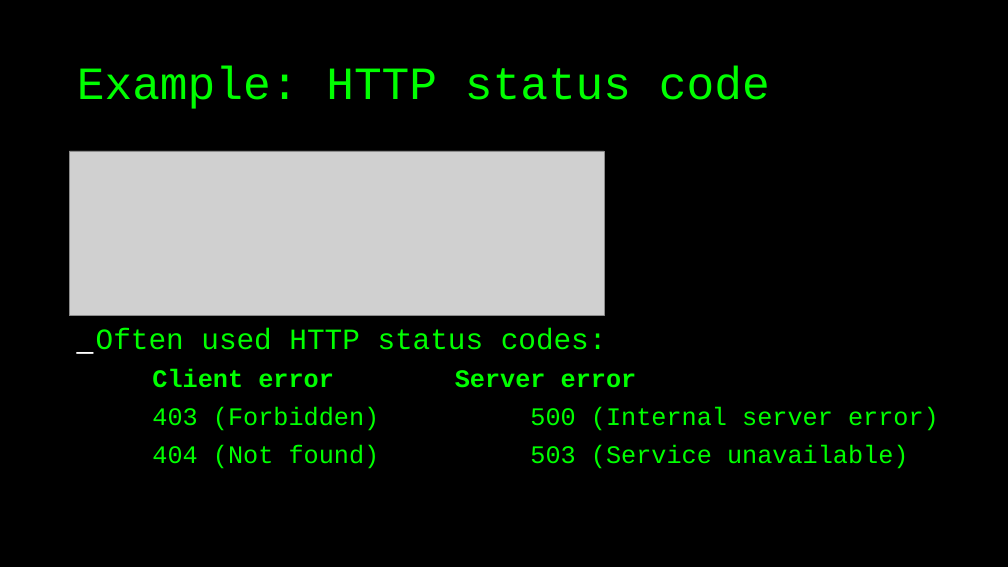
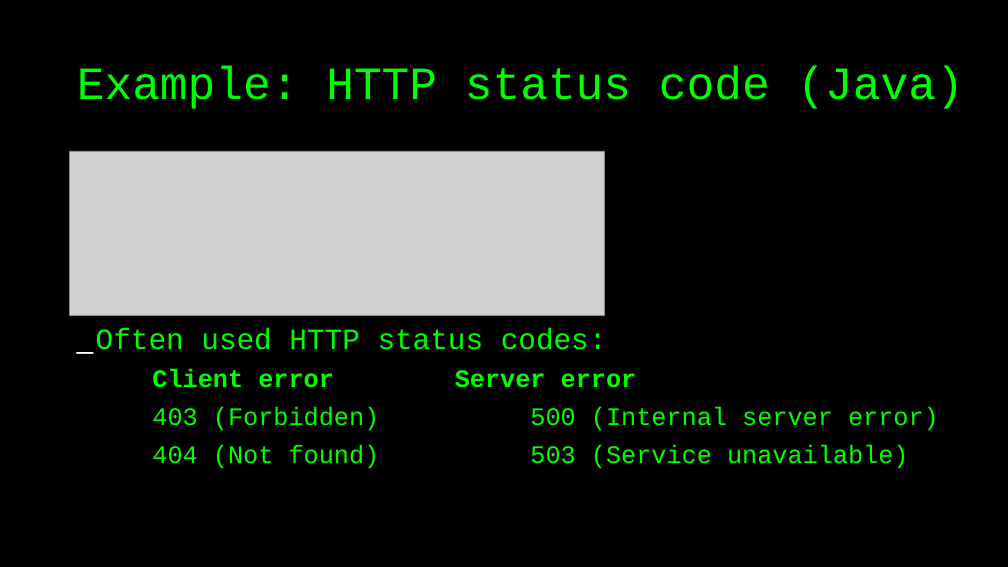
Before and after one commit to basdijkstra/wiremock-workshop, a slide deck: slide 31 of wiremock_workshop.odp (slide 30 before the commit). Drawn at 1008x567 pixels with LibreOffice and Linux fonts; fonts in the diff are those of the drawing; grey boxes stand for pictures. Boxes give left, top, right and bottom in pixels: in the first picture for what was removed or moved away, otherwise in the second. Text is boxed around its words. In the diff, an @@ line names an element or a change of style, - is before the commit and + after.

```diff
--- a/wiremock_workshop.odp
+++ b/wiremock_workshop.odp
@@ title at (x1=77, y1=67, x2=963, y2=109): text changed @@
-Example: HTTP status code
+Example: HTTP status code (Java)
```
Also in this commit, not shown: 16 other slides changed, 17 slides added, 21 slides removed, 6 other files.
